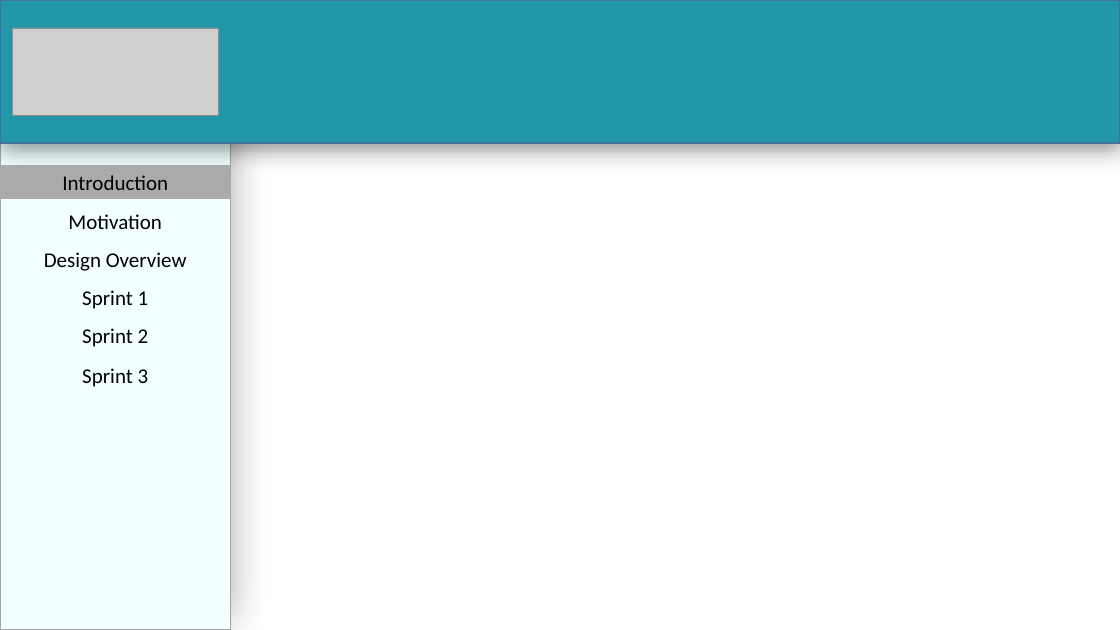
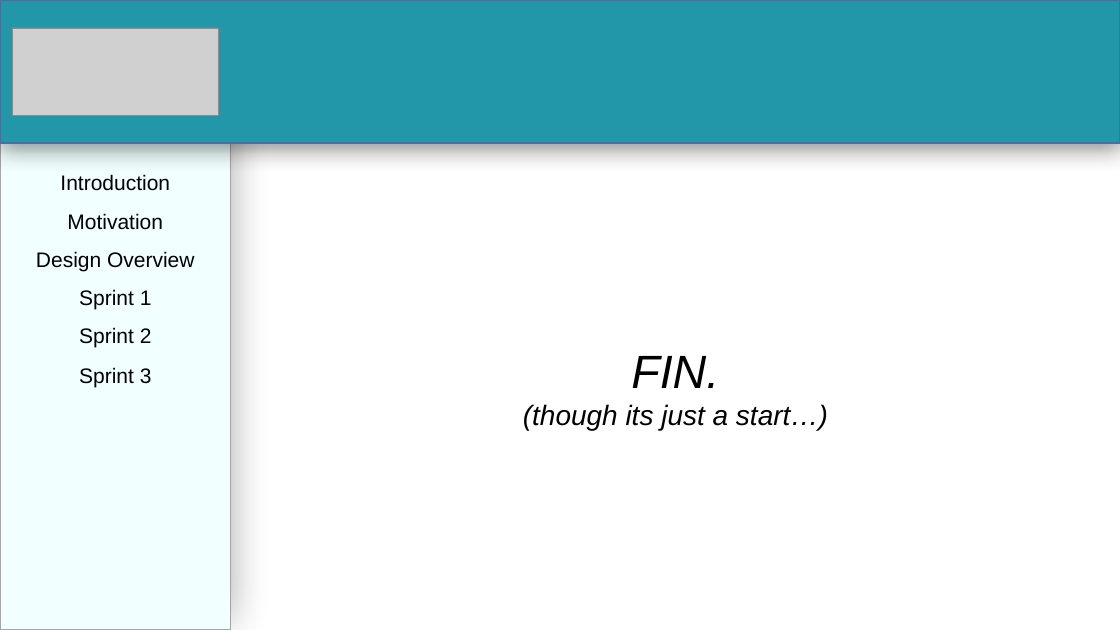
Before and after one commit to PalinaRawat/MyPQue, a slide deck: slide 18 of Documents/Team 7 - Sprint 3 Presentation.pptx (slide 2 before the commit). Drawn at 1120x630 pixels with LibreOffice and Linux fonts; fonts in the diff are those of the drawing; grey boxes stand for pictures. Boxes give left, top, right and bottom in pixels: in the first picture for what was removed or moved away, otherwise in the second. Text is boxed around its words. In the diff, an @@ line names an element or a change of style, - is before the commit and + after.

```diff
--- a/Documents/Team 7 - Sprint 3 Presentation.pptx
+++ b/Documents/Team 7 - Sprint 3 Presentation.pptx
@@ text "Introduction": place and size @@
-text "Introduction" at bbox=[0, 166, 231, 199]
+text "Introduction" at bbox=[60, 174, 170, 191]
@@ text "Introduction" at bbox=[60, 174, 170, 191]: font Calibri to Arial; fill #AAAAAA to none @@
@@ font Calibri to Arial in 5 elements at bbox=[67, 213, 163, 230], bbox=[36, 251, 194, 272], bbox=[79, 289, 152, 310], bbox=[79, 327, 152, 348], bbox=[79, 367, 152, 388] @@
@@ text added at bbox=[523, 356, 828, 430], 24 pt, text #000000, italic @@
+FIN.
+(though its just a start…)
```
Also in this commit, not shown: 9 other slides changed, 8 slides added, 1 other file.
